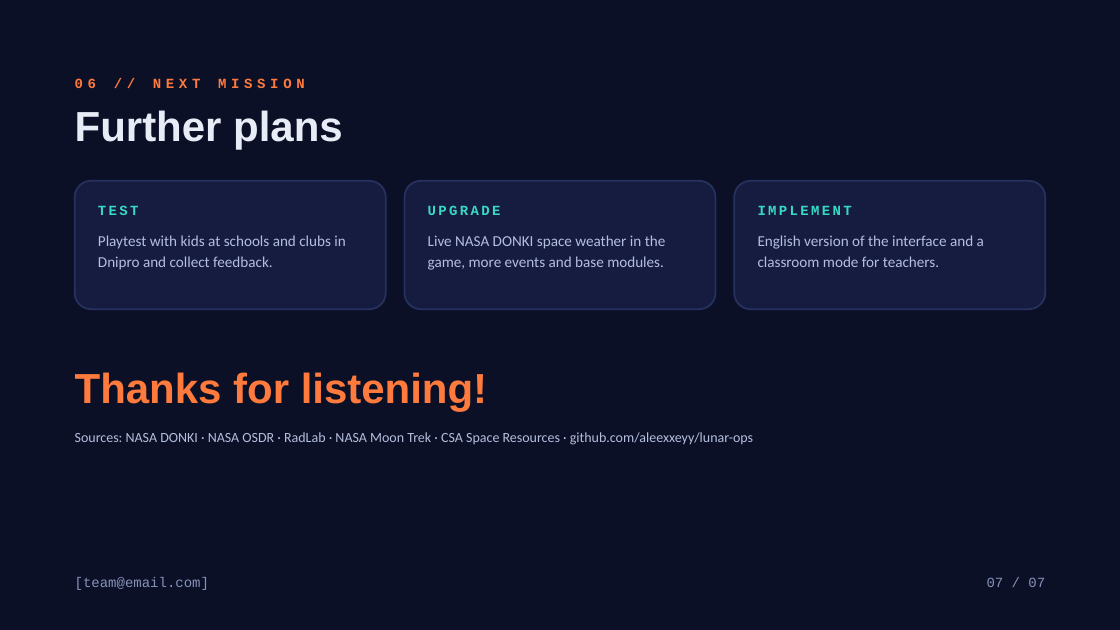
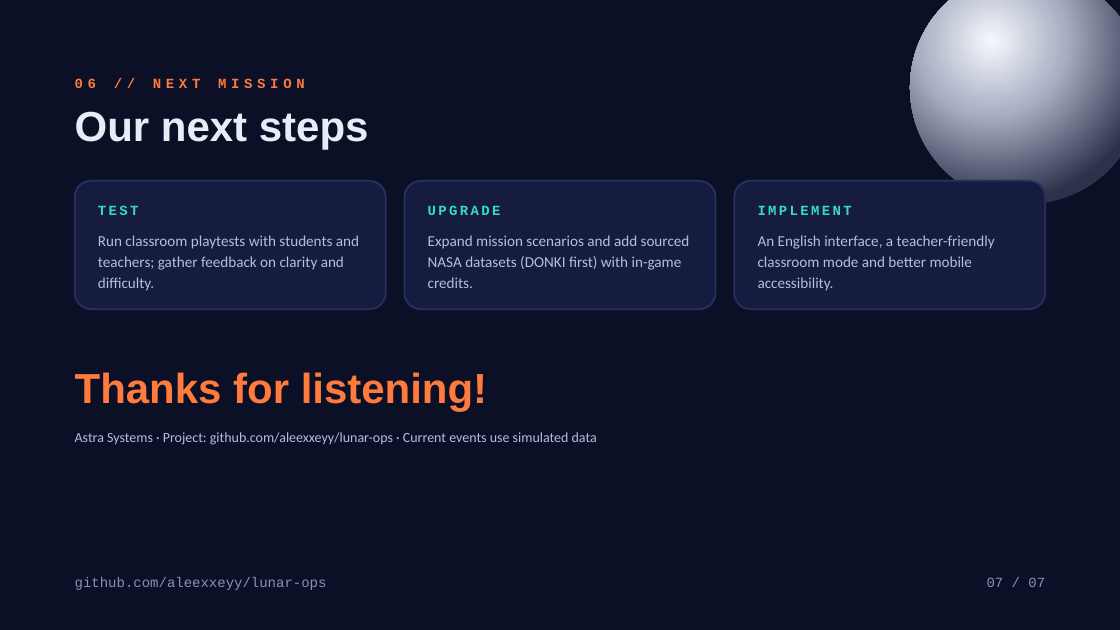
Before and after one commit to aleexxeyy/lunar-ops, a slide deck: slide 7 of Презентация/LunarOps_SpaceApps_Dnipro_2026.pptx. Drawn at 1120x630 pixels with LibreOffice and Linux fonts; fonts in the diff are those of the drawing; background and template pictures are left out. Boxes give left, top, right and bottom in pixels: in the first picture for what was removed or moved away, otherwise in the second. Text is boxed around its words. In the diff, an @@ line names an element or a change of style, - is before the commit and + after.

```diff
--- a/Презентация/LunarOps_SpaceApps_Dnipro_2026.pptx
+++ b/Презентация/LunarOps_SpaceApps_Dnipro_2026.pptx
@@ rectangle added at box(0, 0, 1120, 630), fill #0B1026 at 62% opacity @@
@@ ellipse added at box(910, 0, 1120, 204), fill gradient #F6F8FC to #A8AFC4 to #2C324A @@
@@ text at box(75, 111, 369, 149): text changed @@
-Further plans
+Our next steps
@@ text at box(98, 235, 359, 291): text changed @@
-Playtest with kids at schools and clubs in Dnipro and collect feedback.
+Run classroom playtests with students and teachers; gather feedback on clarity and difficulty.
@@ text at box(428, 235, 690, 288): text changed @@
-Live NASA DONKI space weather in the game, more events and base modules.
+Expand mission scenarios and add sourced NASA datasets (DONKI first) with in-game credits.
@@ text at box(758, 235, 995, 291): text changed @@
-English version of the interface and a classroom mode for teachers.
+An English interface, a teacher-friendly classroom mode and better mobile accessibility.
@@ text at box(75, 432, 597, 445): text changed @@
-Sources: NASA DONKI · NASA OSDR · RadLab · NASA Moon Trek · CSA Space Resources · github.com/aleexxeyy/lunar-ops
+Astra Systems · Project: github.com/aleexxeyy/lunar-ops · Current events use simulated data
@@ text at box(75, 577, 327, 590): text changed @@
-[team@email.com]
+github.com/aleexxeyy/lunar-ops
```
Also in this commit, not shown: 5 other slides changed, 1 slide added, 1 slide removed, 19 other files.
